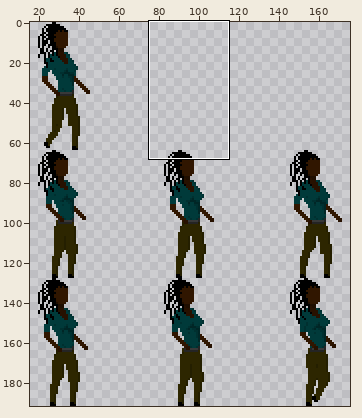
One commit to this sprite sheet: gdx-game-android/assets/pixly-hero-walking.png. The first picture is a wide view before the edit; the outline marks the close-up.
Close-up. As it was:
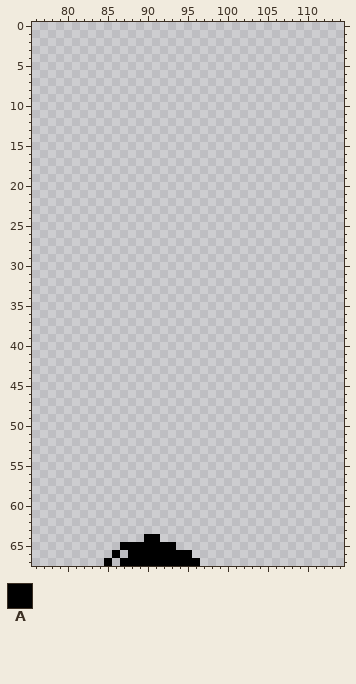
The file is 189x192 pixels. Colours within 5 levels of each other are drawn and written as one. Shown: x 76..114, y 0..67. The wide view leaves out empty margins.
Palette (. is transparent): A #000000
Pixels before (only the part around the change), first column x 76:
 0 .......................................
 1 .......................................
 2 .......................................
 3 .......................................
 4 .......................................
 5 .......................................
 6 .......................................
 7 .......................................
 8 .......................................
 9 .......................................
10 .......................................
11 .......................................
12 .......................................
13 .......................................
14 .......................................
15 .......................................
16 .......................................
17 .......................................
18 .......................................
19 .......................................
20 .......................................
21 .......................................
22 .......................................
23 .......................................
24 .......................................
25 .......................................
26 .......................................
27 .......................................
28 .......................................
29 .......................................
30 .......................................
31 .......................................
32 .......................................
33 .......................................
34 .......................................
35 .......................................
36 .......................................
37 .......................................
38 .......................................
39 .......................................
40 .......................................
41 .......................................
42 .......................................
43 .......................................
44 .......................................
45 .......................................
46 .......................................
47 .......................................
48 .......................................
49 .......................................
50 .......................................
51 .......................................
52 .......................................
53 .......................................
54 .......................................
55 .......................................
56 .......................................
57 .......................................
58 .......................................
59 .......................................
60 .......................................
61 .......................................
62 .......................................
63 .......................................
64 ..............AA.......................
65 ...........AAAAAAA.....................
66 ..........A.AAAAAAAA...................
67 .........A.AAAAAAAAAA..................
After the commit:
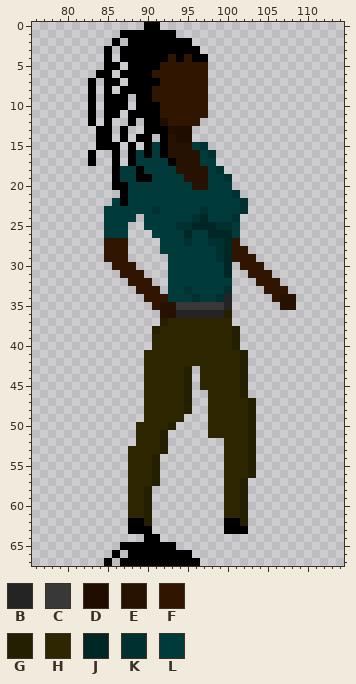
Colours new in this view: B #242424  C #383838  D #1f0e00  E #271100  F #301600  G #241f00  H #2d2600  J #002626  K #003030  L #003a3a
From old to new:
y 0: x 90..91 .. -> AA
y 1: x 87..93 ....... -> AAAAAAA
y 2: x 86 . -> A; x 88..95 ........ -> AAAAAAAA
y 3: x 85 . -> A; x 87..96 .......... -> AAAAAAAAAA
y 4: x 85 . -> A; x 87..97 ........... -> AAAAAAFAFAA
y 5: x 85..86 .. -> AA; x 88..97 .......... -> AAAAFFFFFF
y 6: x 84..85 .. -> AA; x 87..97 ........... -> AAAAFFFFFFF
y 7: x 83 . -> A; x 85..86 .. -> AA; x 88..97 .......... -> AAAAFFFFFF
y 8: x 83 . -> A; x 85 . -> A; x 87..97 ........... -> AAAAFFFFFFF
y 9: x 83 . -> A; x 85..87 ... -> AAA; x 89..97 ......... -> AAFFFFFFF
y 10: x 83 . -> A; x 85..87 ... -> AAA; x 89..97 ......... -> AAAFFFFFF
y 11: x 83 . -> A; x 85..86 .. -> AA; x 88..97 .......... -> AAAAFFFFFF
y 12: x 83 . -> A; x 85 . -> A; x 88 . -> A; x 90..96 ....... -> AADFFFF
y 13: x 84..85 .. -> AA; x 87 . -> A; x 90..95 ...... -> AAADDD
y 14: x 84..85 .. -> AA; x 87 . -> A; x 89..90 .. -> AA; x 92..95 .... -> AEDD
y 15: x 84..86 ... -> AAA; x 88 . -> A; x 90..97 ........ -> ALAEEELK
y 16: x 83 . -> A; x 86 . -> A; x 88..98 ........... -> ALALAEEEELK
y 17: x 83 . -> A; x 86 . -> A; x 88..98 ........... -> ALLLLAEEELL
y 18: x 86..99 .............. -> ALLALLLLEEEELK
y 19: x 86..100 ............... -> ALLAALLLLEEELLK
y 20: x 86..100 ............... -> AALLLLLLLLEELLL
y 21: x 87..101 ............... -> ALLLLLLLLLLLLLK
y 22: x 86..102 ................. -> LALLLLLLLLLLLLLLK
y 23: x 85..102 .................. -> LLLLLLKLLLLLKLLLLK
y 24: x 85..88 .... -> LLLL; x 90..101 ............ -> LLLLLLKJLLLK
y 25: x 85..87 ... -> LLL; x 90..101 ............ -> LLLLKKJJJKKL
y 26: x 85..87 ... -> LLL; x 91..101 ........... -> LLLLJLLJJJL
y 27: x 85..87 ... -> FFF; x 92..101 .......... -> LLLKLLKKJF
y 28: x 85..87 ... -> FFF; x 92..102 ........... -> LLLLLLLKJFF
y 29: x 85..87 ... -> FFF; x 93..103 ........... -> LLLLLLKJFFF
y 30: x 86..88 ... -> FFF; x 93..100 ........ -> LLLLLLLJ; x 102..104 ... -> FFF
y 31: x 87..89 ... -> FFF; x 93..100 ........ -> LLLLLLLJ; x 103..105 ... -> FFF
y 32: x 88..90 ... -> FFF; x 93..100 ........ -> LLLLLLLL; x 104..106 ... -> FFF
y 33: x 89..91 ... -> FFF; x 93..100 ........ -> LLKLLLLK; x 105..107 ... -> FFF
y 34: x 90..100 ........... -> FFFLLLKLLKB; x 106..108 ... -> FEE
y 35: x 91..100 .......... -> FEECCCCCCB; x 107..108 .. -> EE
y 36: x 92..100 ......... -> EEBBBBBBG
y 37: x 92..100 ......... -> GHHHHHHHH
y 38: x 91..101 ........... -> GHHHHHHHHHG
y 39..40: x 91..101 ........... -> HHHHHHHHHHG
y 41..42: x 90..102 ............. -> HHHHHHHHHHHHG
y 43..45: x 90..95 ...... -> HHHHHG; x 97..102 ...... -> HHHHHG
y 46: x 90..95 ...... -> HHHHHG; x 98..102 ..... -> HHHHG
y 47..48: x 90..95 ...... -> HHHHHG; x 98..103 ...... -> HHHHHG
y 49: x 90..94 ..... -> HHHHH; x 98..103 ...... -> HHHHHG
y 50: x 89..93 ..... -> HHHHG; x 98..103 ...... -> HHHHHG
y 51: x 89..92 .... -> HHHG; x 98..103 ...... -> HHHHHG
y 52: x 89..92 .... -> HHHG; x 100..103 .... -> HHHG
y 53: x 88..92 ..... -> HHHHG; x 100..103 .... -> HHHG
y 54..56: x 88..91 .... -> HHHG; x 100..103 .... -> HHHG
y 57: x 88..91 .... -> HHHG; x 100..102 ... -> HHG
y 58..61: x 88..90 ... -> HHG; x 100..102 ... -> HHG
y 62: x 88..90 ... -> AAG; x 100..102 ... -> AAG
y 63: x 88..90 ... -> AAA; x 100..102 ... -> AAA
